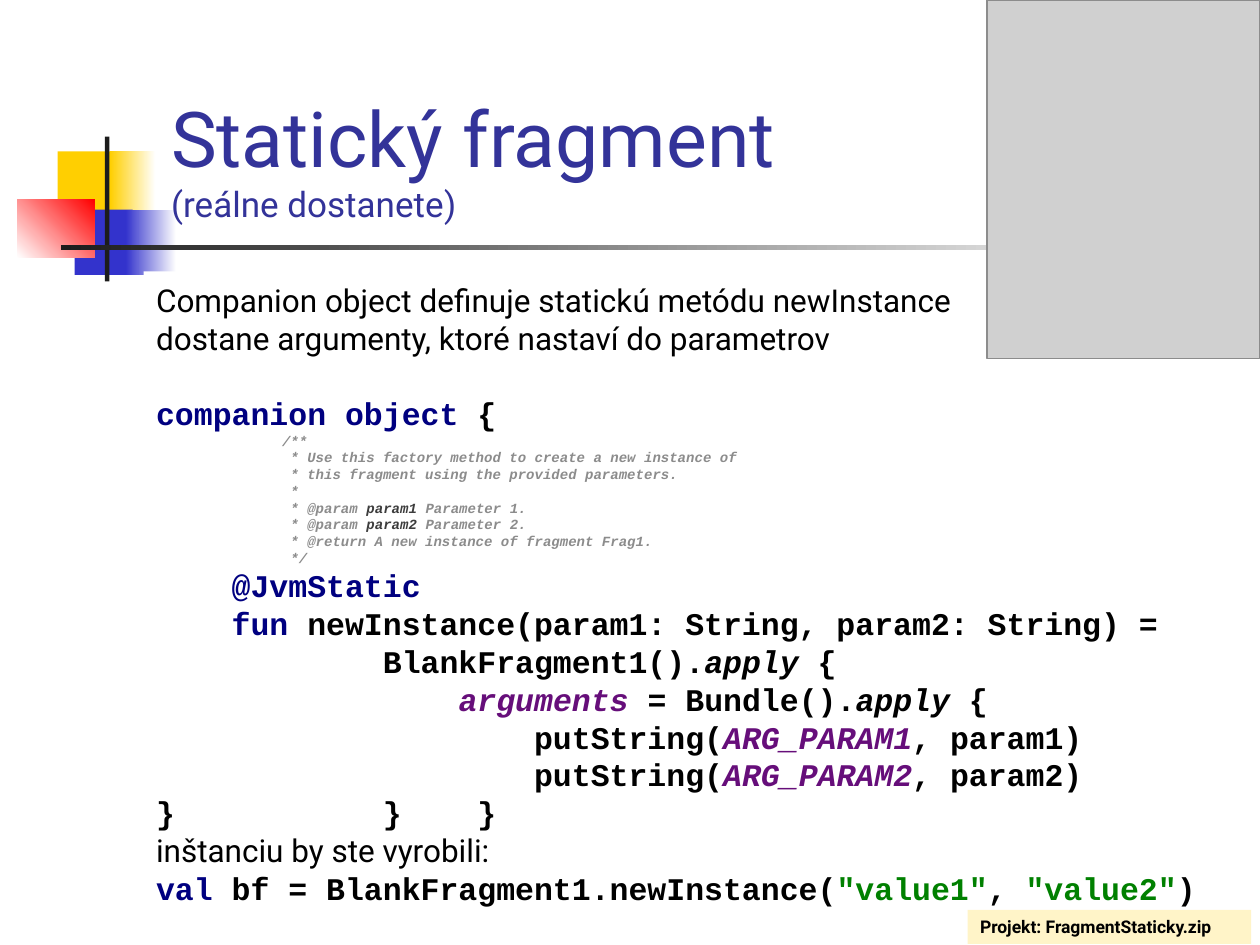
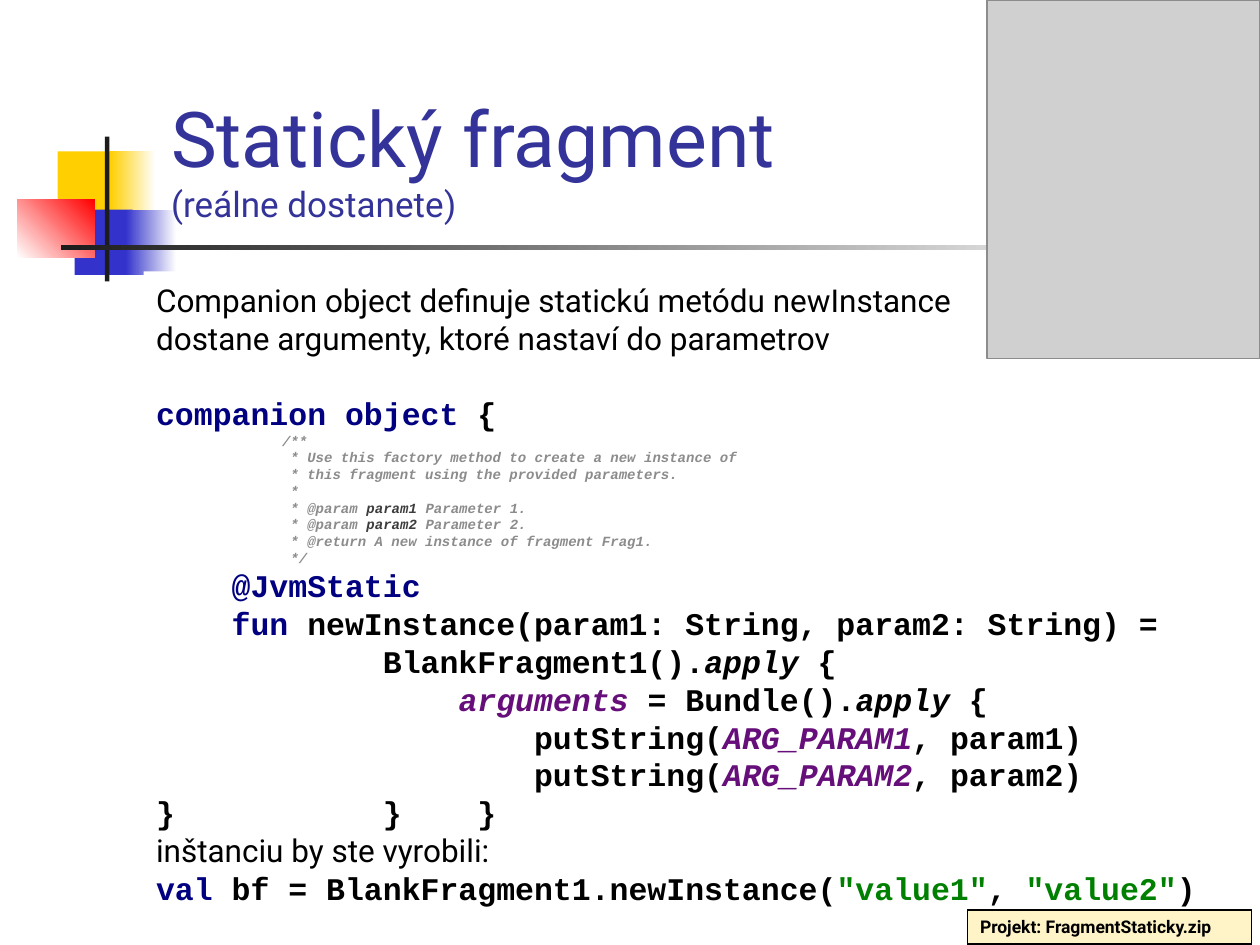
Before and after one commit to vmandro/Prednasky, a slide deck: slide 15 of 06/06_Android.ppt. Drawn at 1260x945 pixels with LibreOffice and Linux fonts; fonts in the diff are those of the drawing; grey boxes stand for pictures. Boxes give left, top, right and bottom in pixels: in the first picture for what was removed or moved away, otherwise in the second. Text is boxed around its words. In the diff, an @@ line names an element or a change of style, - is before the commit and + after.

```diff
--- a/06/06_Android.ppt
+++ b/06/06_Android.ppt
@@ rectangle "Projekt: FragmentStaticky.zip" at <box>968,910,1251,944</box>: outline none to #000000 0.74 pt @@
```
Also in this commit, not shown: 43 other slides changed, 2 other files.
